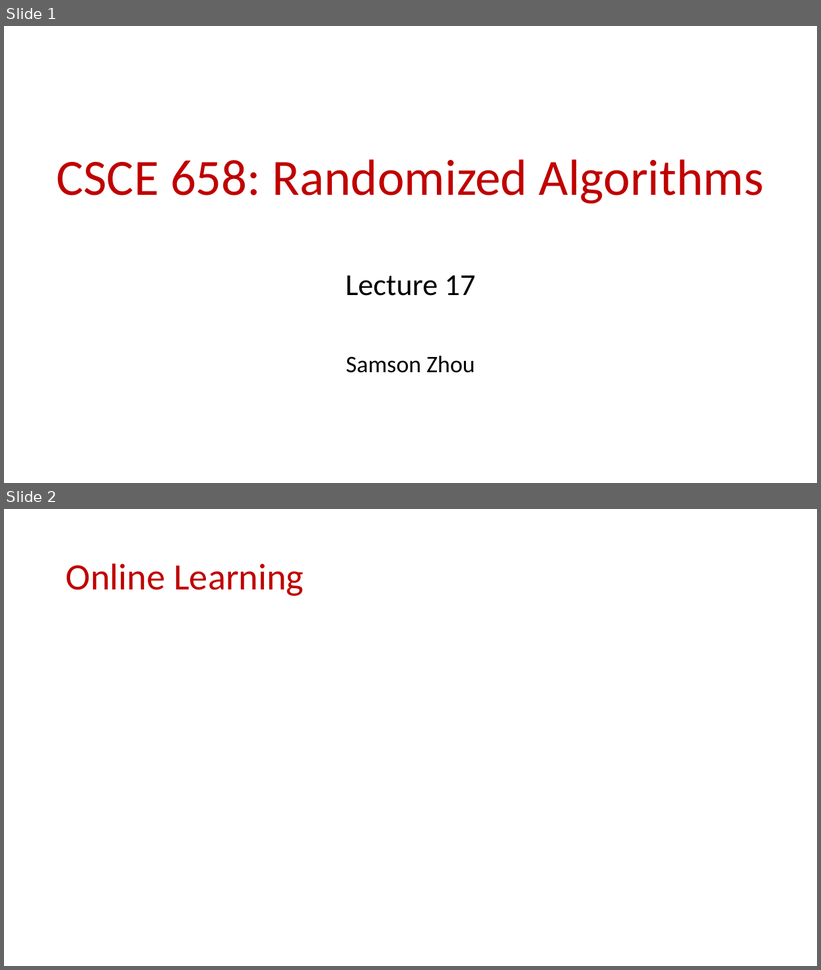
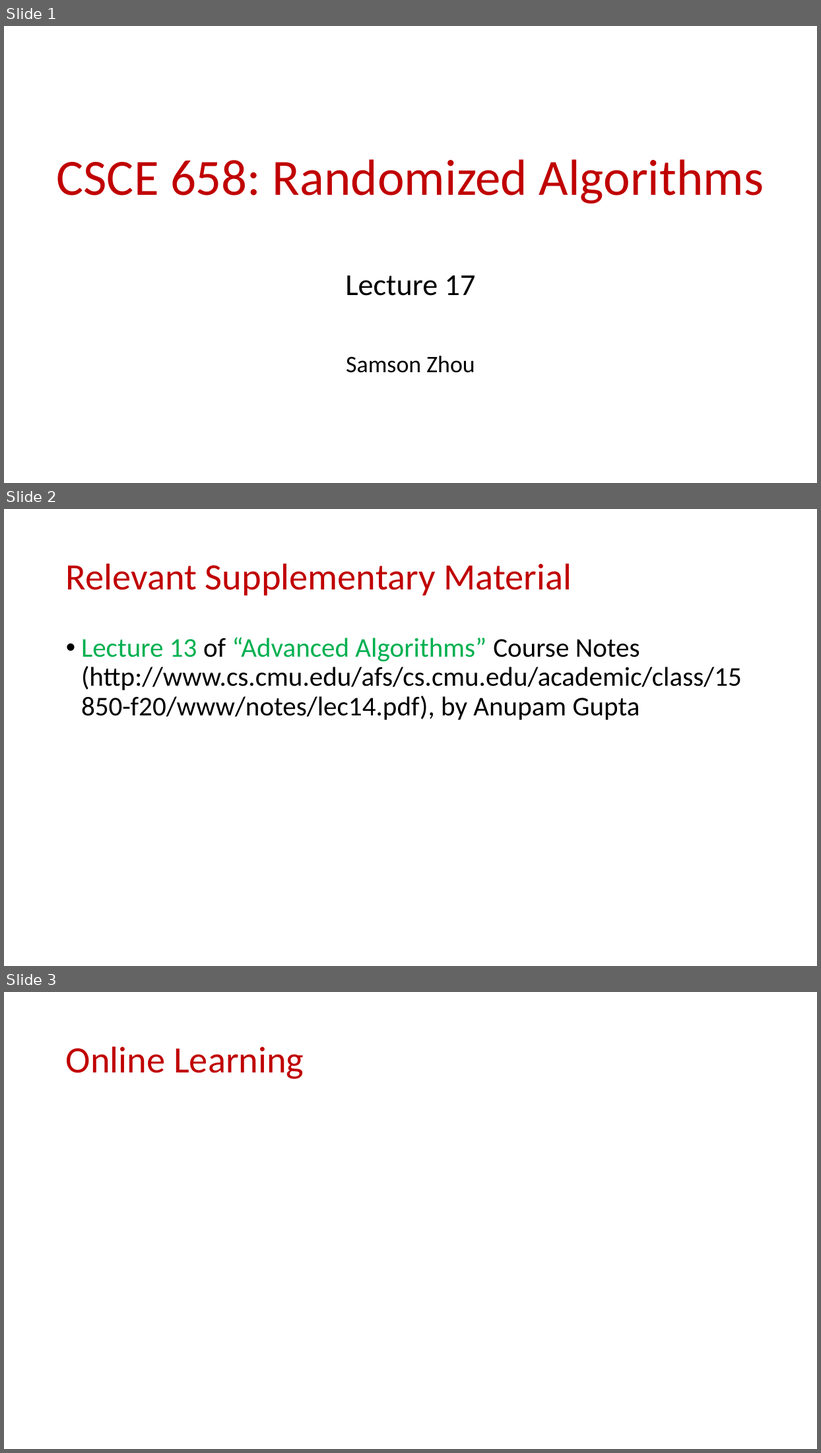
Before and after one commit to samsonzhou/samsonzhou.github.io, a slide deck: CSCE658-S24/L17.pptx. Shown one above the other, each under a label of ours: slides 1 and 2 before the commit, slides 1, 2 and 3 after it. The pictures are 821x970 and 821x1453 pixels, drawn with LibreOffice and Linux fonts; fonts in the diff are those of the drawing; grey boxes stand for pictures. Boxes give left, top, right and bottom in pixels: in the first picture for what was removed or moved away, otherwise in the second. Text is boxed around its words. In the diff, an @@ line names an element or a change of style, - is before the commit and + after.

```diff
--- a/CSCE658-S24/L17.pptx
+++ b/CSCE658-S24/L17.pptx
@@ slide 2 added at (x1=4, y1=509, x2=817, y2=966), background #FFFFFF @@
@@ title added at (x1=66, y1=563, x2=572, y2=595), 44 pt, text #C00000 @@
+Relevant Supplementary Material
@@ text added at (x1=81, y1=637, x2=742, y2=720), 32 pt, text #000000 @@
+• Lecture 13 of “Advanced Algorithms” Course Notes (http://www.cs.cmu.edu/afs/cs.cmu.edu/academic/class/15850-f20/www/notes/lec14.pdf), by Anupam Gupta
@@ what was slide 2 is now slide 3 @@
```
Also in this commit, not shown: 1 slide changed, 2 other slides added.
